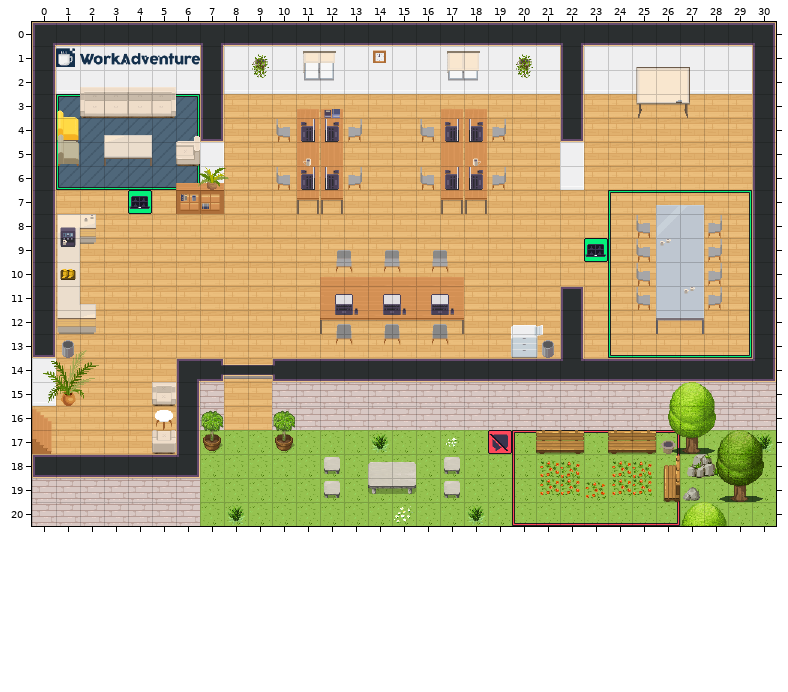
A Tiled map (JSON) gets an edit: map/escritorio.tmj. Above is the file before it was changed.
Cells are 32x32 px. Shown: x 0..30, y 0..20.
After:
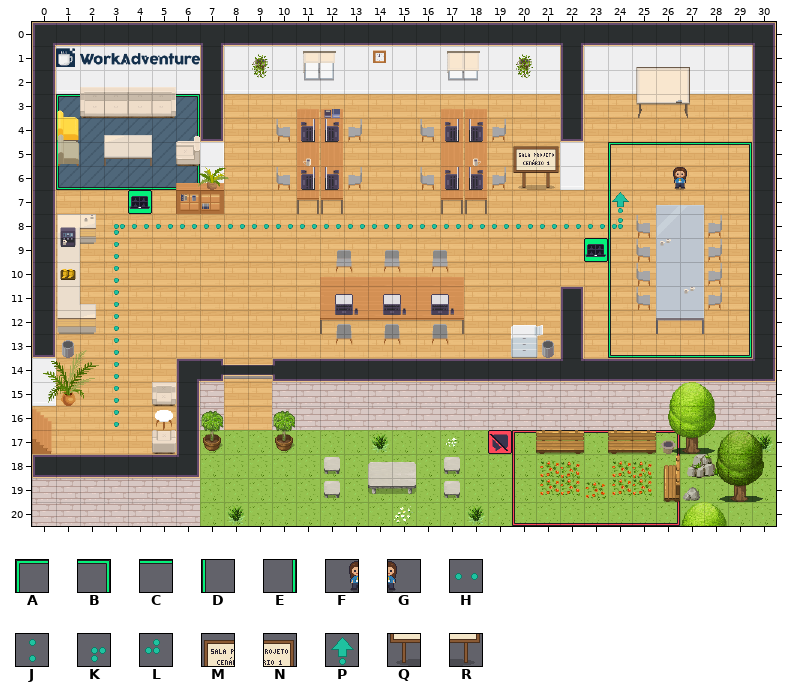
Key: from "WA_User_Interface": A 161, B 162, C 165, D 167, E 168; from "conversas": F 0, G 1, H 2, J 3, K 4, L 5, M 6, N 7, P 8, Q 10, R 11.
_ is an empty cell, . an unchanged one.
Tiles of an added or newly shown layer are drawn over the layers below it.
The author wrote: Coloca a Marina, o caminho e a placa da sala Projeto no mapa - Contorno da sala sobe para a linha 5 para a Marina ficar dentro. - Área marina (zona de conversa) e objeto boas-vindas (âncora do balão).
Diff:
--- layer "floor/floor2"
@@ x 24..29 @@
- 5 ______
- 6 _...._
- 7 ACCCCB
+ 5 ACCCCB
+ 6 D....E
+ 7 D____E
--- layer "floor/caminho" (added)
@@ x 3..24 @@
- 7 ....................._
- 8 ______________________
- 9 _.....................
-10 _.....................
-11 _.....................
-12 _.....................
-13 _.....................
-14 _.....................
-15 _.....................
-16 _.....................
+ 7 .....................P
+ 8 KHHHHHHHHHHHHHHHHHHHHL
+ 9 J.....................
+10 J.....................
+11 J.....................
+12 J.....................
+13 J.....................
+14 J.....................
+15 J.....................
+16 J.....................
--- layer "furniture/conversas" (added)
@@ x 20..27 @@
- 5 __......
- 6 __....__
+ 5 MN......
+ 6 QR....FG
Changed places in both pictures, as pixel boxes (x1, y1, x2, y2):
changed: (114, 142, 752, 427)
